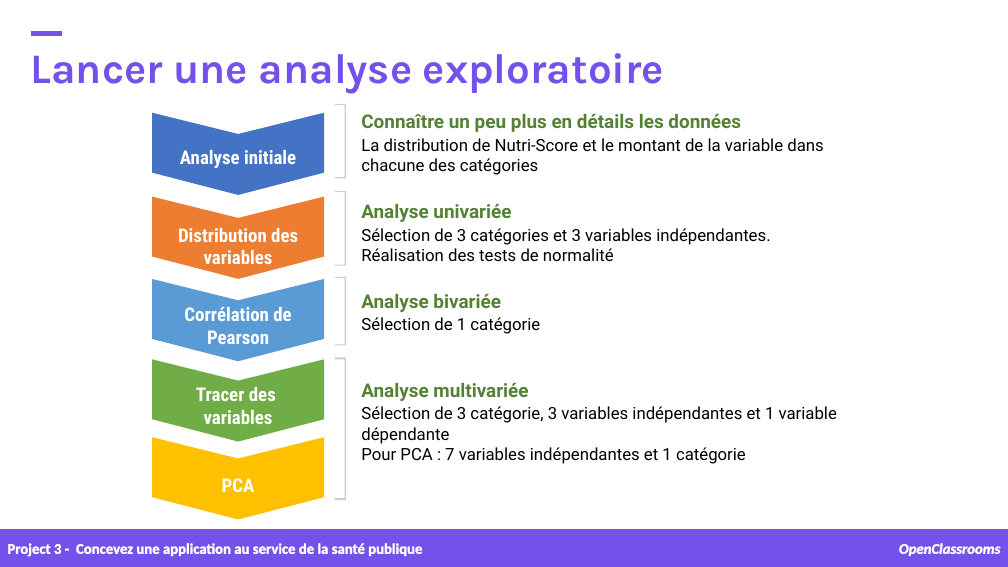
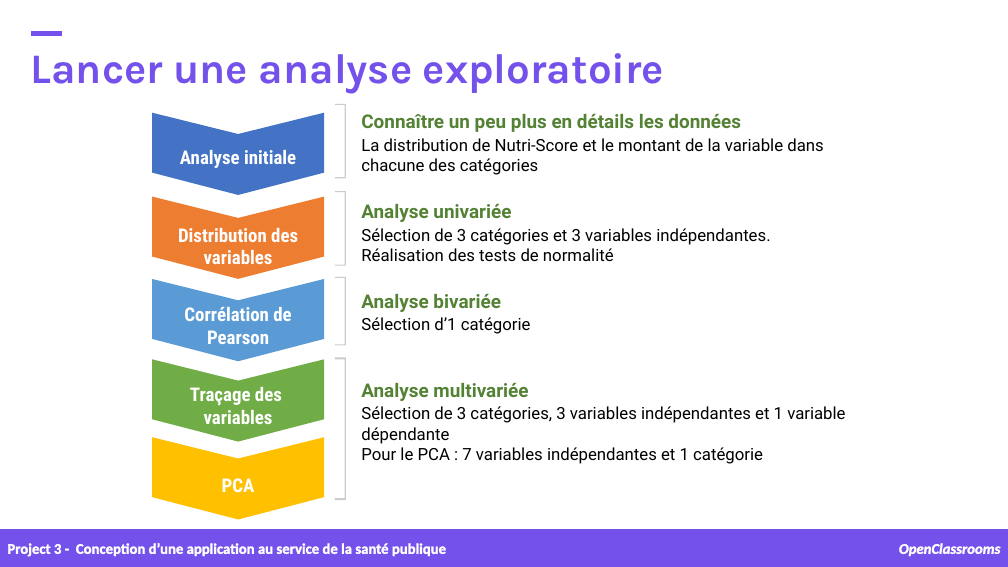
Before and after one commit to samirhinojosa/OC-P3-design-application-public-health, a slide deck: slide 23 of supports/P3_02_presentation v1.pptx (slide 22 before the commit). Drawn at 1008x567 pixels with LibreOffice and Linux fonts; fonts in the diff are those of the drawing; background and template pictures are left out. Boxes give left, top, right and bottom in pixels: in the first picture for what was removed or moved away, otherwise in the second. Text is boxed around its words. In the diff, an @@ line names an element or a change of style, - is before the commit and + after.

```diff
--- a/supports/P3_02_presentation v1.pptx
+++ b/supports/P3_02_presentation v1.pptx
@@ text at [361,317,531,334]: text changed @@
-Sélection de 1 catégorie
+Sélection d’1 catégorie
@@ text at [190,387,282,406]: text changed @@
-Tracer des
+Traçage des
@@ text at [361,406,845,464]: text changed @@
-Sélection de 3 catégorie, 3 variables indépendantes et 1 variable dépendante
-Pour PCA : 7 variables indépendantes et 1 catégorie
+Sélection de 3 catégories, 3 variables indépendantes et 1 variable dépendante
+Pour le PCA : 7 variables indépendantes et 1 catégorie
@@ text at [7,543,446,557]: text changed @@
-Project 3 - Concevez une application au service de la santé publique
+Project 3 - Conception d’une application au service de la santé publique
```
Also in this commit, not shown: 33 other slides changed, 1 slide added, 22 other files.
